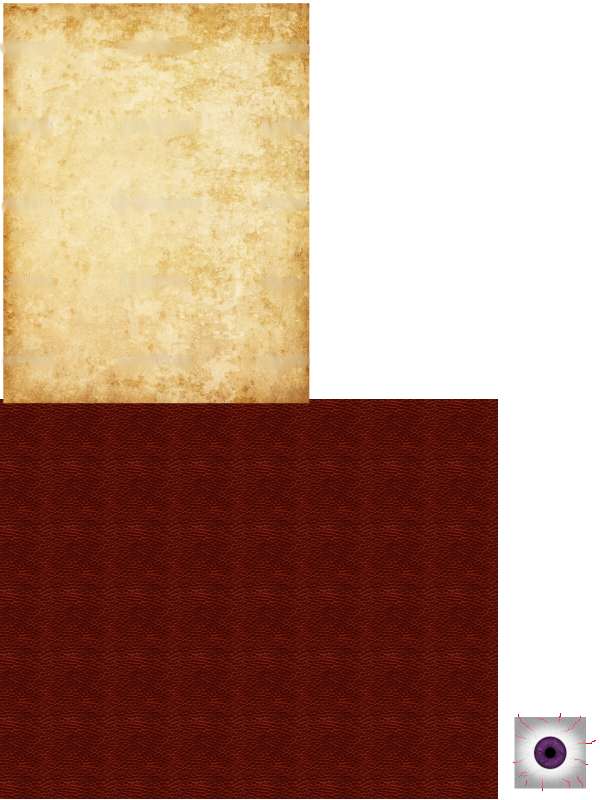
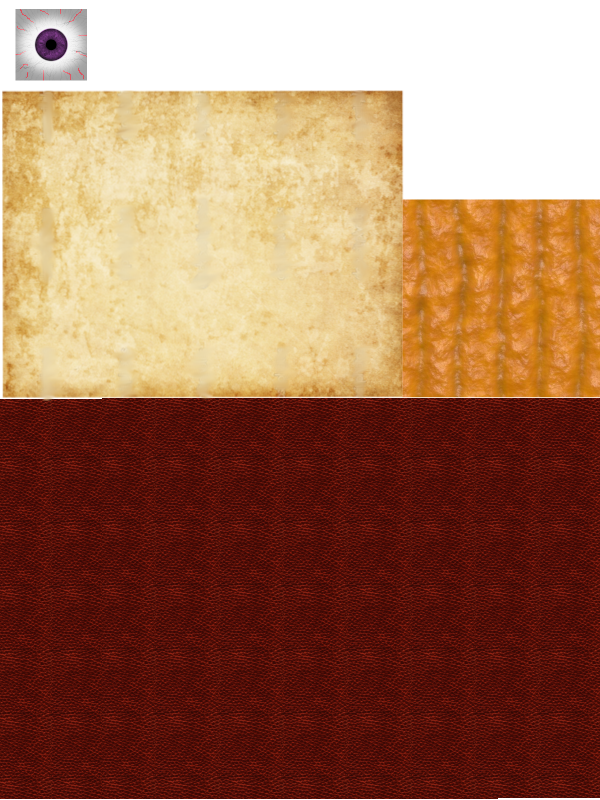
Comparing the layer stacks of the two 600 x 800 images. Changes:
added layer "Abobora_Texture.jpg" above "Camada_Olho" over bbox(402, 199, 600, 398)
painted on "Camada_Olho" over bbox(15, 9, 586, 789)
painted on "Camada_Esqueleto" over bbox(0, 3, 404, 404)
renamed "Camada_Olho #1" to "c de Camada_Pele", blend overlay → normal, moved it above "Camada_Pele", painted on it over bbox(102, 398, 600, 798)
